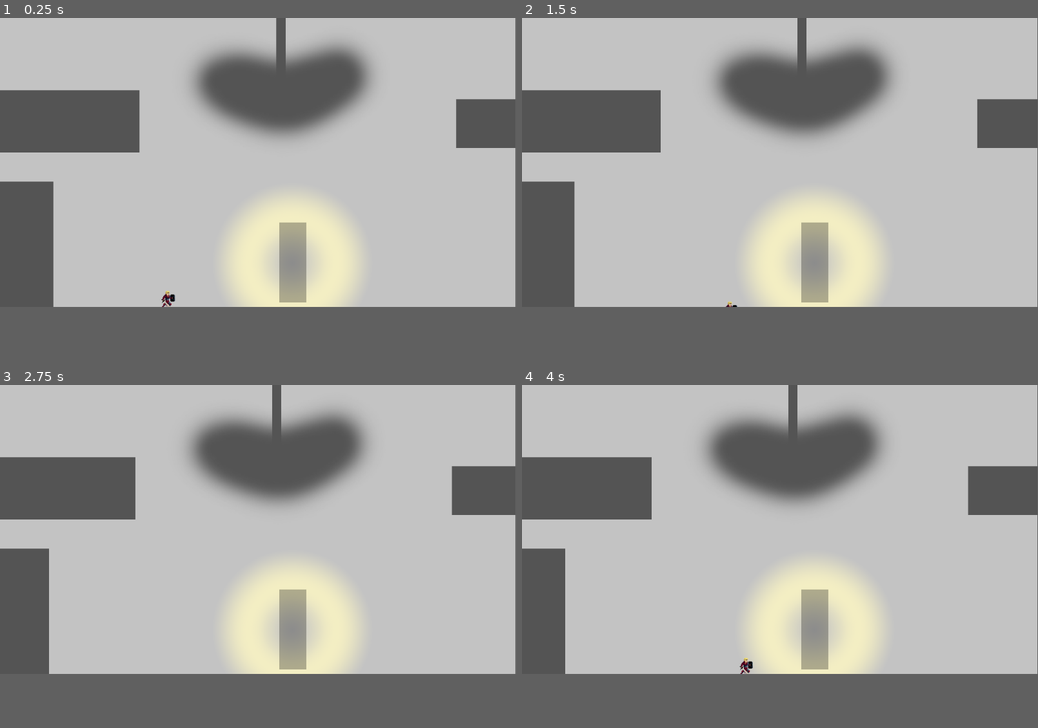
Above: before the commit, frames 1-4 (two rows, left to right).
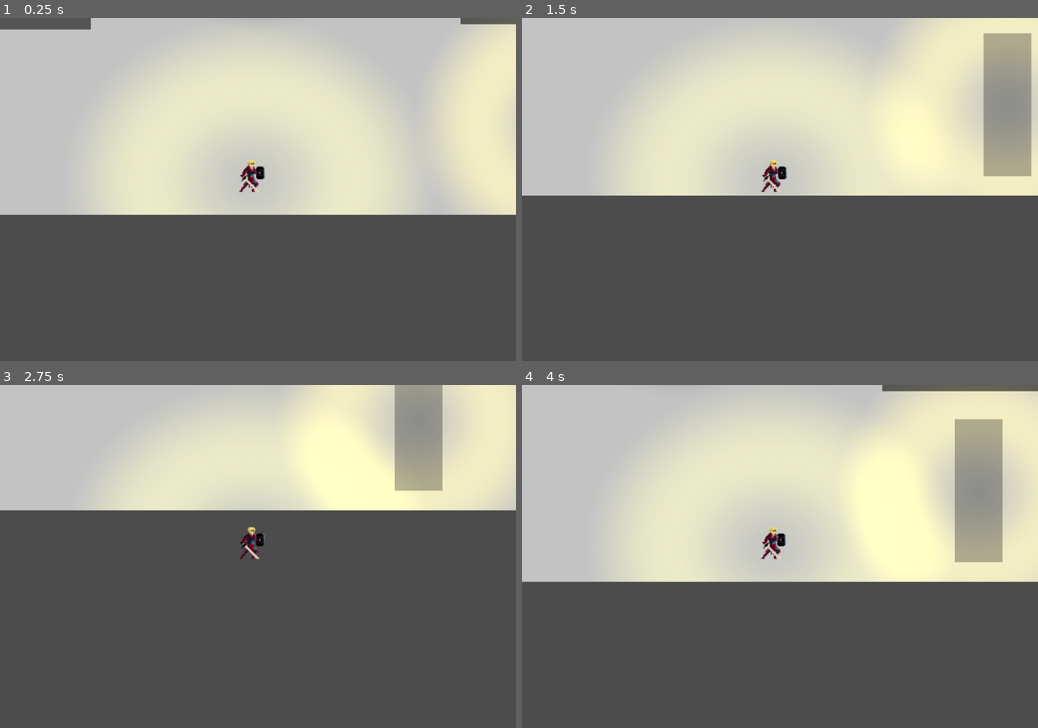
Above: after the commit, the same moments.

Repository: EmersonGGS/Fate-The-Broken-Thread-GameOffJam2021
Game: Godot game, scene res://Scenes/PrototypeRoom.tscn
Same seed, same stepped clock (60 frames per second), same inputs: the game is played once before the commit and once after it.
Inputs:
- Up to frame 1 (0.25 s): no input
- Up to frame 2 (1.5 s): hold Right (right) 0.53-1.28 s; hold Down (down) from 1.28 s (still down)
- Up to frame 3 (2.75 s): release Down (down) at 2.03 s; hold Right (right) from 2.03 s (still down)
- Up to frame 4 (4 s): release Right (right) at 2.78 s; hold W (up) 2.78-3.53 s; hold Left (ui_left) from 3.53 s (still down)
In our replay, the window is 799x449 before the commit and 800x533 after it. These sizes can differ from the game's own. Grey fills any space a smaller window leaves; there, only what the larger window draws over its background counts as a difference.

The runs differ from the first frame. In frame 1, 57% of the frame differs, in the area x 0-100%, y 0-85%; in frame 2, 65%; in frame 3, 70%; in frame 4, 64%.

Commit message:
Knight Character seperate scene + add Camera

Diff:
--- /dev/null
+++ b/Scenes/KnightPlayer.tscn
@@ -0,0 +1,50 @@
+[gd_scene load_steps=5 format=2]
+
+[ext_resource path="res://Scripts/PlayerMovement.gd" type="Script" id=1]
+[ext_resource path="res://Assets/Player/knight_idle_spritesheet.png" type="Texture" id=2]
+[ext_resource path="res://Assets/Player/LanternLightTexture.png" type="Texture" id=3]
+
+[sub_resource type="Animation" id=1]
+resource_name = "Idle"
+length = 1.4
+loop = true
+tracks/0/type = "value"
+tracks/0/path = NodePath("Sprite:frame")
+tracks/0/interp = 0
+tracks/0/loop_wrap = true
+tracks/0/imported = false
+tracks/0/enabled = true
+tracks/0/keys = {
+"times": PoolRealArray( 0, 0.1, 0.2, 0.3, 0.4, 0.5, 0.6, 0.7, 0.8, 0.9, 1, 1.1, 1.2, 1.3 ),
+"transitions": PoolRealArray( 1, 1, 1, 1, 1, 1, 1, 1, 1, 1, 1, 1, 1, 1 ),
+"update": 0,
+"values": [ 0, 1, 2, 3, 4, 5, 6, 7, 8, 9, 10, 11, 12, 13 ]
+}
+
+[node name="KinematicBody2D" type="KinematicBody2D"]
+position = Vector2( 228.16, 155.563 )
+script = ExtResource( 1 )
+
+[node name="CollisionShape2D" type="CollisionShape2D" parent="."]
+
+[node name="Sprite" type="Sprite" parent="."]
+position = Vector2( 204.307, 482.649 )
+scale = Vector2( 2.21071, 2.21071 )
+texture = ExtResource( 2 )
+hframes = 15
+
+[node name="Light2D" type="Light2D" parent="Sprite"]
+position = Vector2( 2.27531, 0.609711 )
+scale = Vector2( 0.5958, 0.521248 )
+texture = ExtResource( 3 )
+color = Color( 0.815686, 0.819608, 0.0941176, 1 )
+range_height = 264.3
+shadow_enabled = true
+shadow_item_cull_mask = 513
+
+[node name="AnimationPlayer" type="AnimationPlayer" parent="."]
+anims/Idle = SubResource( 1 )
+
+[node name="Camera2D" type="Camera2D" parent="."]
+position = Vector2( 223.571, 504.224 )
+current = true
--- a/Scenes/PrototypeRoom.tscn
+++ b/Scenes/PrototypeRoom.tscn
@@ -1,29 +1,11 @@
-[gd_scene load_steps=8 format=2]
+[gd_scene load_steps=6 format=2]
 
 [ext_resource path="res://Assets/Background/BoringBackdrop.jpg" type="Texture" id=1]
 [ext_resource path="res://Scenes/PlayerCharacter.tscn" type="PackedScene" id=2]
 [ext_resource path="res://Scripts/PrototypeRoom.gd" type="Script" id=3]
-[ext_resource path="res://Scripts/PlayerMovement.gd" type="Script" id=4]
-[ext_resource path="res://Assets/Player/knight_idle_spritesheet.png" type="Texture" id=5]
+[ext_resource path="res://Scenes/KnightPlayer.tscn" type="PackedScene" id=4]
 
 [sub_resource type="PhysicsMaterial" id=1]
-
-[sub_resource type="Animation" id=2]
-resource_name = "Idle"
-length = 1.4
-loop = true
-tracks/0/type = "value"
-tracks/0/path = NodePath("Sprite:frame")
-tracks/0/interp = 0
-tracks/0/loop_wrap = true
-tracks/0/imported = false
-tracks/0/enabled = true
-tracks/0/keys = {
-"times": PoolRealArray( 0, 0.1, 0.2, 0.3, 0.4, 0.5, 0.6, 0.7, 0.8, 0.9, 1, 1.1, 1.2, 1.3 ),
-"transitions": PoolRealArray( 1, 1, 1, 1, 1, 1, 1, 1, 1, 1, 1, 1, 1, 1 ),
-"update": 0,
-"values": [ 0, 1, 2, 3, 4, 5, 6, 7, 8, 9, 10, 11, 12, 13 ]
-}
 
 [node name="PrototypeRoom" type="Node2D"]
 script = ExtResource( 3 )
@@ -36,9 +18,10 @@
 linear_damp = 5.0
 
 [node name="Image" type="TextureRect" parent="Background"]
-margin_left = 0.942871
-margin_right = 5128.94
-margin_bottom = 1094.0
+light_mask = 513
+margin_left = 1.0
+margin_right = 3367.0
+margin_bottom = 719.0
 texture = ExtResource( 1 )
 expand = true
 __meta__ = {
@@ -46,19 +29,8 @@
 }
 
 [node name="PlayerCharacter" parent="." instance=ExtResource( 2 )]
-position = Vector2( 588.612, 476.9 )
+position = Vector2( 312.716, 91.5968 )
 
-[node name="KinematicBody2D" type="KinematicBody2D" parent="."]
-position = Vector2( 228.16, 155.563 )
-script = ExtResource( 4 )
-
-[node name="CollisionShape2D" type="CollisionShape2D" parent="KinematicBody2D"]
-
-[node name="Sprite" type="Sprite" parent="KinematicBody2D"]
-position = Vector2( 390.772, 904.315 )
-scale = Vector2( 2.21071, 2.21071 )
-texture = ExtResource( 5 )
-hframes = 15
-
-[node name="AnimationPlayer" type="AnimationPlayer" parent="KinematicBody2D"]
-anims/Idle = SubResource( 2 )
+[node name="KinematicBody2D" parent="." instance=ExtResource( 4 )]
+position = Vector2( -34.8838, 161.929 )
+collision_layer = 9
--- a/Scripts/PrototypeRoom.gd
+++ b/Scripts/PrototypeRoom.gd
@@ -15,14 +15,14 @@
 # Called every frame. 'delta' is the elapsed time since the previous frame.
 
 ##Checks input and applies force to background to move background and keep character
-func _process(delta):
-	if Input.is_action_pressed("ui_right"):
-		backdrop.add_force(backdrop.position, Vector2(-1,0))
-#		if backdrop.applied_force <= Vector2(-max_movement_speed,0):
-#			backdrop.applied_force = Vector2(-max_movement_speed,0)
-	elif Input.is_action_pressed("ui_left"):
-		backdrop.add_force(backdrop.position, Vector2(1,0))
-#		if backdrop.applied_force >= Vector2(max_movement_speed,0):
-#			backdrop.applied_force = Vector2(max_movement_speed,0)
-	print (backdrop.applied_force)
-#	pass
+#func _process(delta):
+#	if Input.is_action_pressed("ui_right"):
+#		backdrop.add_force(backdrop.position, Vector2(-1,0))
+##		if backdrop.applied_force <= Vector2(-max_movement_speed,0):
+##			backdrop.applied_force = Vector2(-max_movement_speed,0)
+#	elif Input.is_action_pressed("ui_left"):
+#		backdrop.add_force(backdrop.position, Vector2(1,0))
+##		if backdrop.applied_force >= Vector2(max_movement_speed,0):
+##			backdrop.applied_force = Vector2(max_movement_speed,0)
+#	print (backdrop.applied_force)
+##	pass
--- a/project.godot
+++ b/project.godot
@@ -16,8 +16,8 @@
 
 [display]
 
-window/size/width=1920
-window/size/height=1080
+window/size/width=1080
+window/size/height=720
 
 [input]
 
